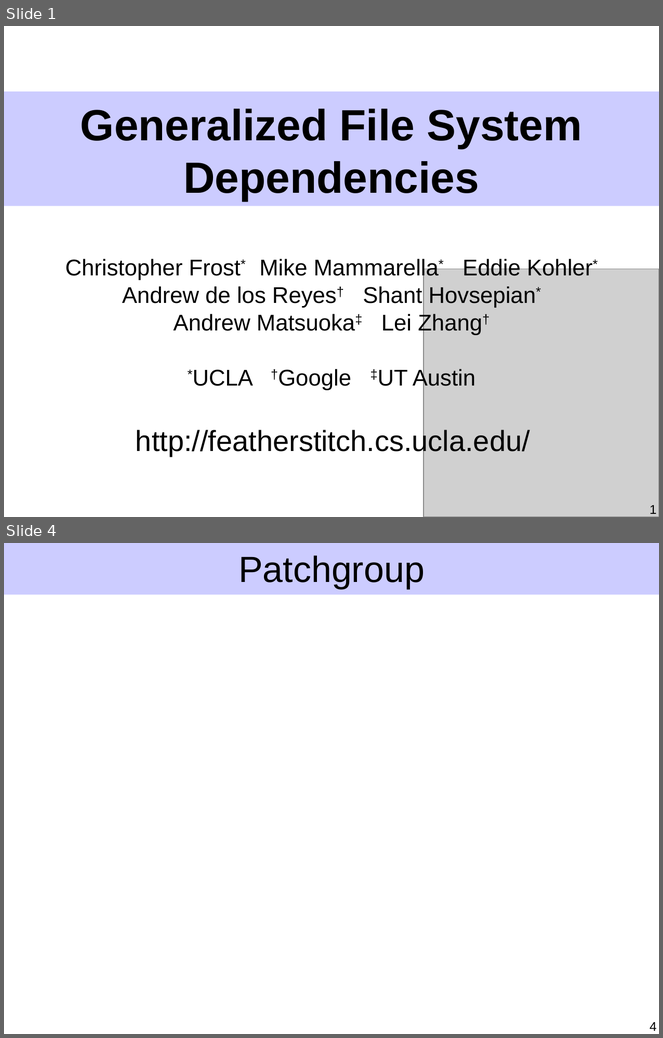
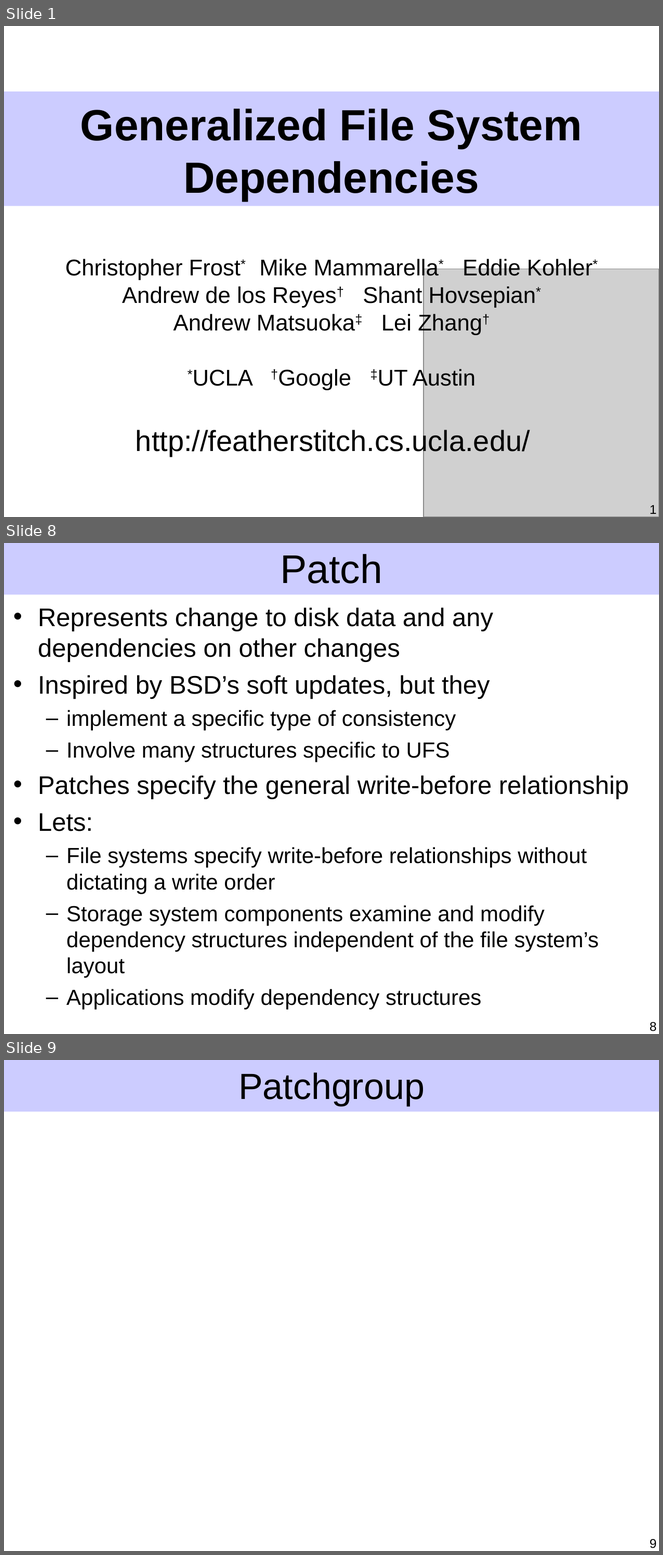
Before and after one commit to ucla-readable/fstitch-doc, a slide deck: sosp/pres.ppt. Shown one above the other, each under a label of ours: slides 1 and 4 before the commit, slides 1, 8 and 9 after it; the slides between them are not shown. The pictures are 663x1038 and 663x1555 pixels, drawn with LibreOffice and Linux fonts; fonts in the diff are those of the drawing; grey boxes stand for pictures. Boxes give left, top, right and bottom in pixels: in the first picture for what was removed or moved away, otherwise in the second. Text is boxed around its words. In the diff, an @@ line names an element or a change of style, - is before the commit and + after.

```diff
--- a/sosp/pres.ppt
+++ b/sosp/pres.ppt
@@ slide 8 added at <box>4,543,659,1034</box>, background #FFFFFF; not listed: 1 template element that a slide beside it also shows @@
@@ title added at <box>280,554,383,584</box>, 44 pt, text #000000 @@
+Patch
@@ text added at <box>38,607,629,1010</box>, 24 pt, text #000000 @@
+• Represents change to disk data and any dependencies on other changes
+• Inspired by BSD’s soft updates, but they
+  – implement a specific type of consistency
+  – Involve many structures specific to UFS
+• Patches specify the general write-before relationship
+• Lets:
+  – File systems specify write-before relationships without dictating a write order
+  – Storage system components examine and modify dependency structures independent of the file system’s layout
+  – Applications modify dependency structures
@@ page number added at <box>650,1022,657,1032</box>, 14 pt, text #000000 @@
+8
@@ what was slide 4 is now slide 9 @@
@@ page number at <box>650,1539,657,1549</box>: text changed @@
-4
+9
```
Also in this commit, not shown: 3 slides changed, 6 other slides added, 2 slides removed.
